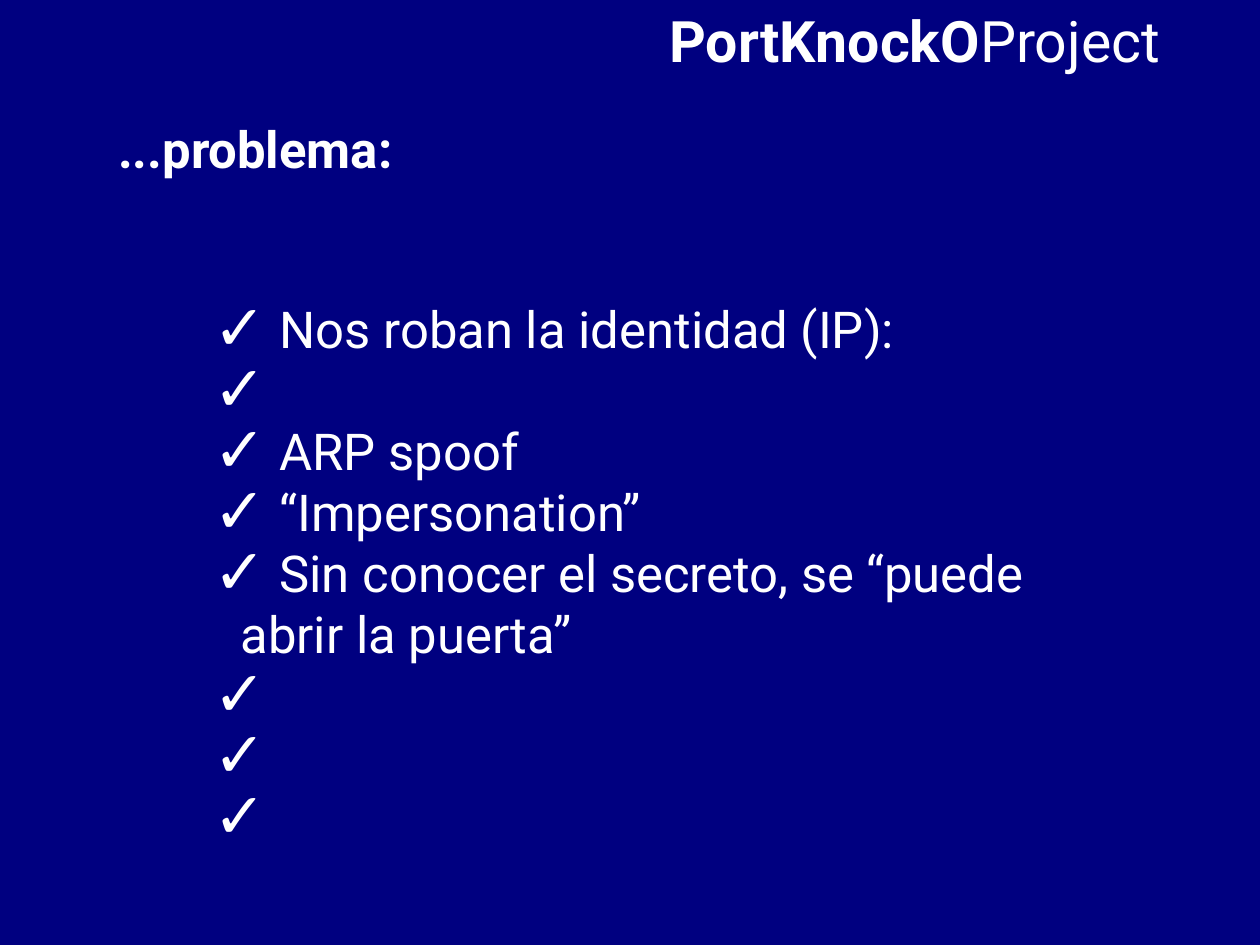
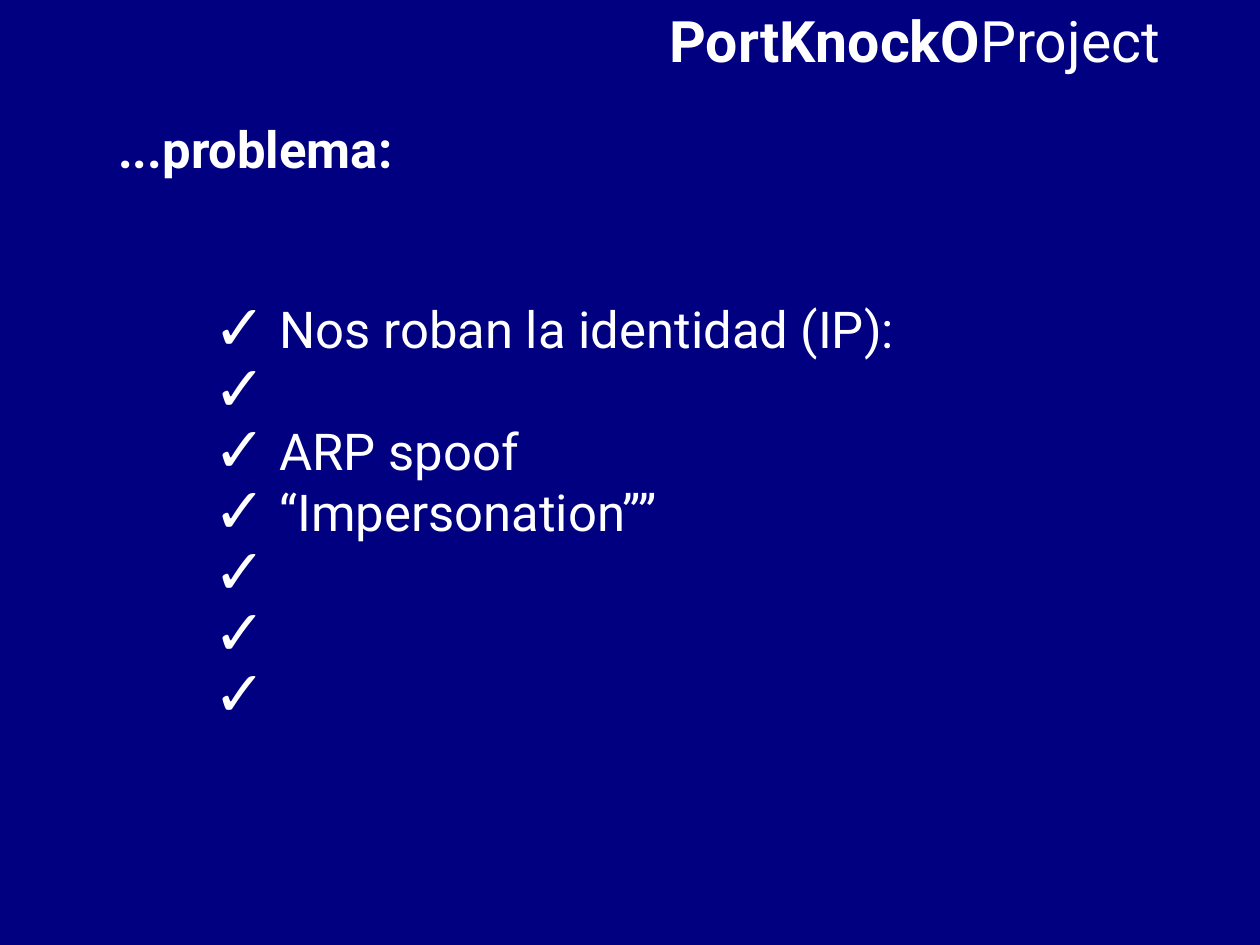
Before and after one commit to BackupTheBerlios/portknocko-svn, a slide deck: slide 10 of trunk/jornadas/jornadas.odp. Drawn at 1260x945 pixels with LibreOffice and Linux fonts; fonts in the diff are those of the drawing. Boxes give left, top, right and bottom in pixels: in the first picture for what was removed or moved away, otherwise in the second. Text is boxed around its words. In the diff, an @@ line names an element or a change of style, - is before the commit and + after.

```diff
--- a/trunk/jornadas/jornadas.odp
+++ b/trunk/jornadas/jornadas.odp
@@ text at (279, 492, 656, 542): text changed @@
-✓ “Impersonation”
-✓ Sin conocer el secreto, se “puede abrir la puerta”
+✓ “Impersonation””
```
Also in this commit, not shown: 6 other slides changed, 1 slide added, 1 slide removed.
